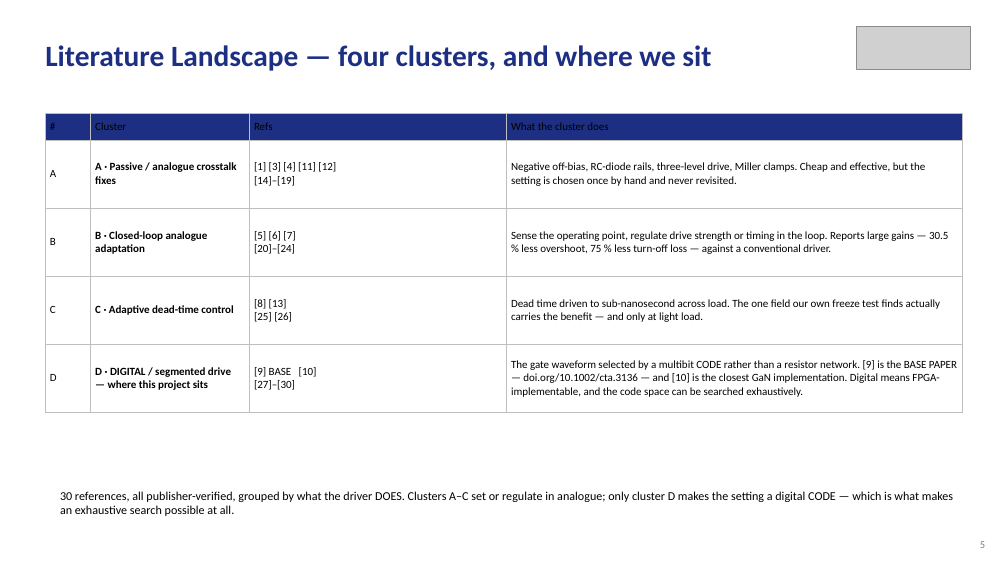
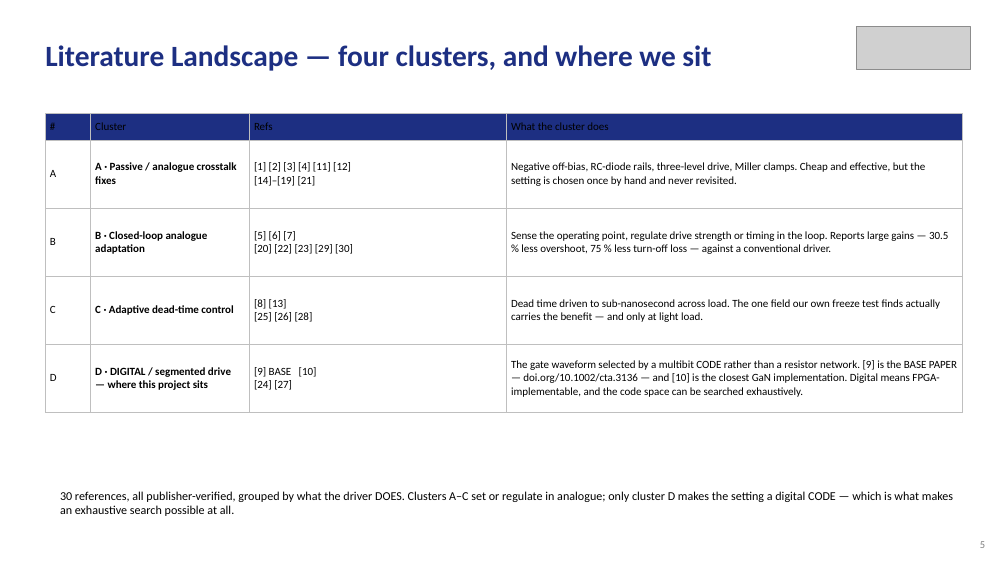
Before and after one commit to Amritha902/gan-driver, a slide deck: slide 5 of review/Review1_GaN_Segmented_Gate_Driver.pptx. Drawn at 1008x567 pixels with LibreOffice and Linux fonts; fonts in the diff are those of the drawing; grey boxes stand for pictures. Boxes give left, top, right and bottom in pixels: in the first picture for what was removed or moved away, otherwise in the second. Text is boxed around its words. In the diff, an @@ line names an element or a change of style, - is before the commit and + after.

```diff
--- a/review/Review1_GaN_Segmented_Gate_Driver.pptx
+++ b/review/Review1_GaN_Segmented_Gate_Driver.pptx
@@ table at [45,113,963,412] @@
-row 2, column 3: [1] [3] [4] [11] [12] / [14]–[19]
+row 2, column 3: [1] [2] [3] [4] [11] [12] / [14]–[19] [21]
-row 3, column 3: [5] [6] [7] / [20]–[24]
+row 3, column 3: [5] [6] [7] / [20] [22] [23] [29] [30]
-row 4, column 3: [8] [13] / [25] [26]
+row 4, column 3: [8] [13] / [25] [26] [28]
-row 5, column 3: [9] BASE [10] / [27]–[30]
+row 5, column 3: [9] BASE [10] / [24] [27]
```
Also in this commit, not shown: 1 other slide changed, 3 other files.
